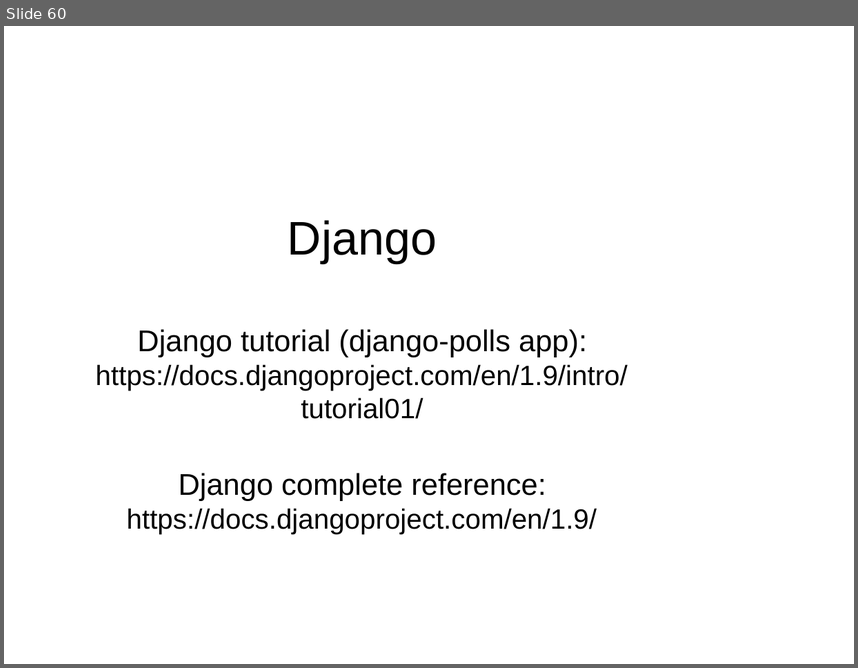
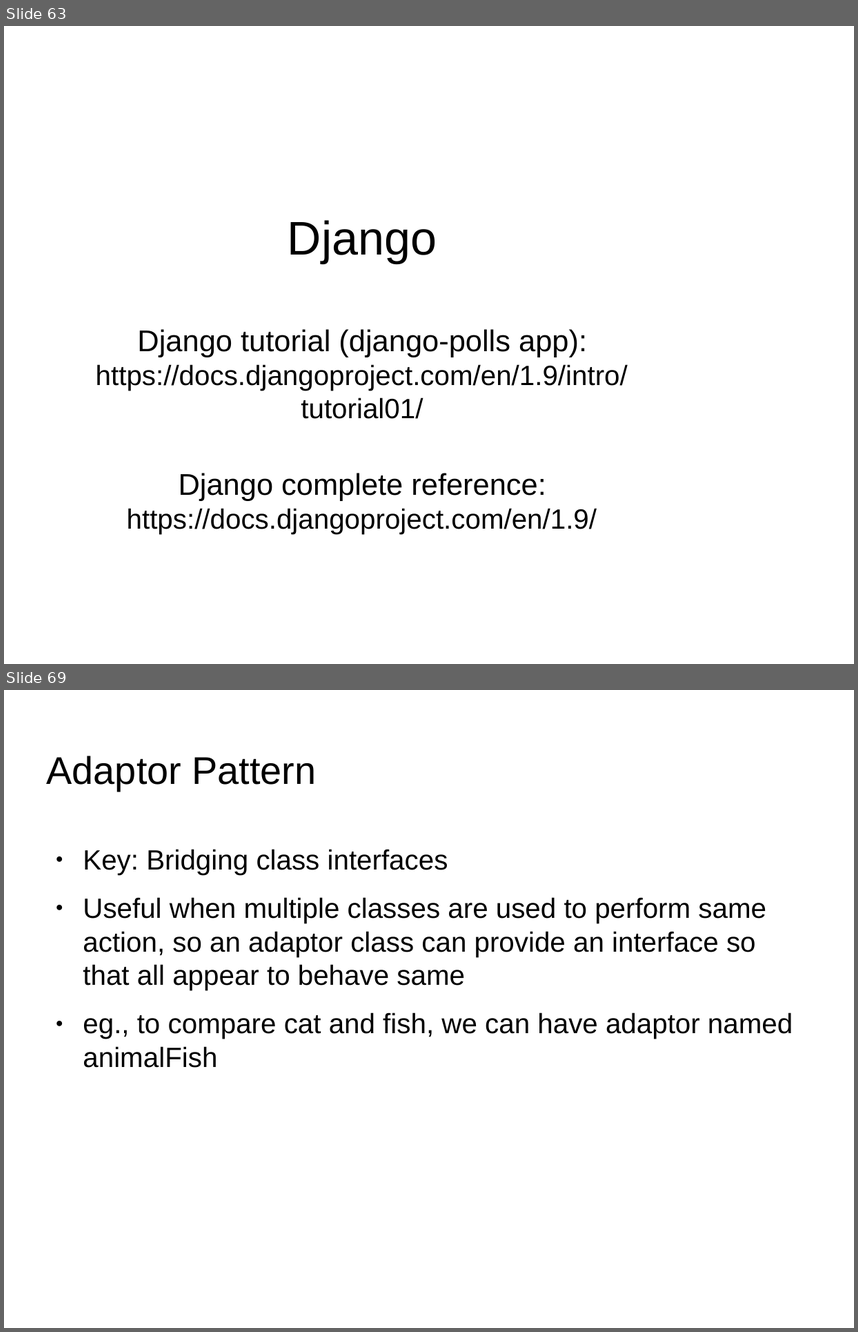
Before and after one commit to shikha-desai/Internship_PreWork, a slide deck: Python/Python_Notes.odp. Shown one above the other, each under a label of ours: slide 60 before the commit, slides 63 and 69 after it; the slides between them are not shown. The pictures are 858x668 and 858x1332 pixels, drawn with LibreOffice and Linux fonts; fonts in the diff are those of the drawing; background and template pictures are left out. Boxes give left, top, right and bottom in pixels: in the first picture for what was removed or moved away, otherwise in the second. Text is boxed around its words. In the diff, an @@ line names an element or a change of style, - is before the commit and + after.

Commit message:
Added few design patterns to python

```diff
--- a/Python/Python_Notes.odp
+++ b/Python/Python_Notes.odp
@@ slide 69 added at (4, 690, 854, 1328), background picture (left out) @@
@@ title added at (47, 756, 317, 791), 36 pt, text #000000 @@
+Adaptor Pattern
@@ text added at (83, 849, 793, 1067), 26 pt, text #000000 @@
+● Key: Bridging class interfaces
+● Useful when multiple classes are used to perform same action, so an adaptor class can provide an interface so that all appear to behave same
+● eg., to compare cat and fish, we can have adaptor named animalFish
@@ what was slide 60 is now slide 63 @@
```
Also in this commit, not shown: 12 other slides added.
